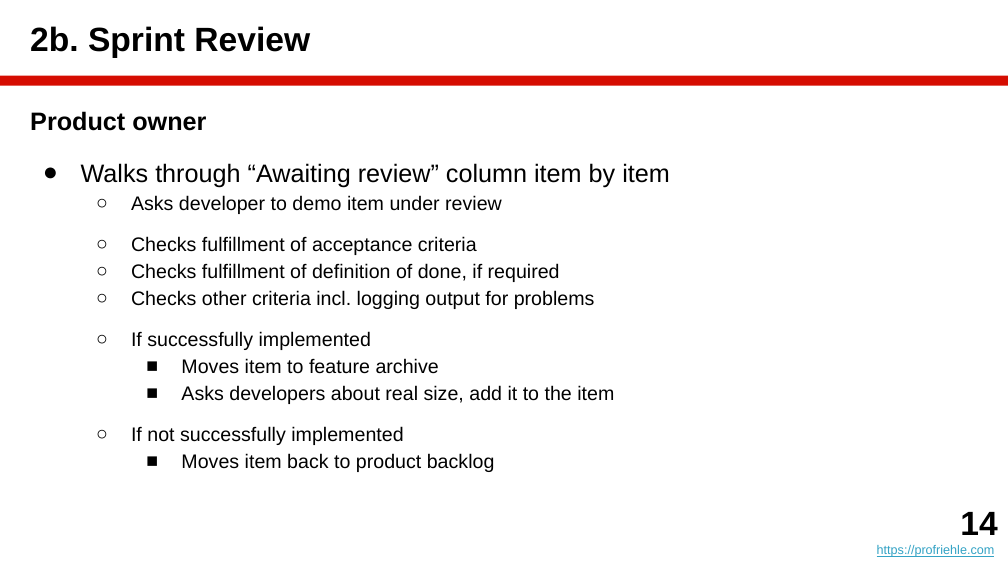
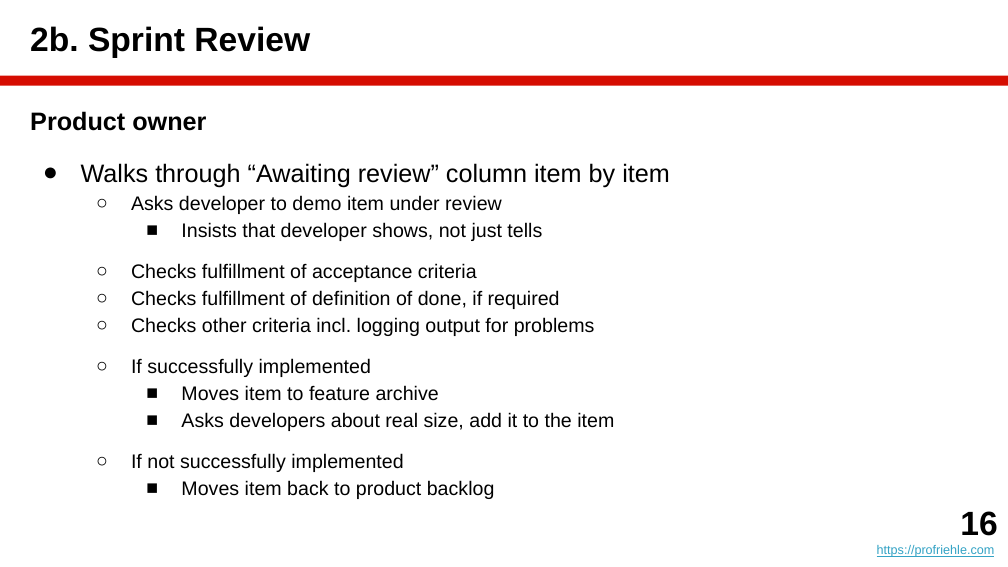
Before and after one commit to dirkriehle/amos-course, a slide deck: slide 16 of Lecture slides/AMOS B02 - Scrum and AMOS.pptx (slide 14 before the commit). Drawn at 1008x567 pixels with LibreOffice and Linux fonts; fonts in the diff are those of the drawing. Boxes give left, top, right and bottom in pixels: in the first picture for what was removed or moved away, otherwise in the second. Text is boxed around its words. In the diff, an @@ line names an element or a change of style, - is before the commit and + after.

```diff
--- a/Lecture slides/AMOS B02 - Scrum and AMOS.pptx
+++ b/Lecture slides/AMOS B02 - Scrum and AMOS.pptx
@@ text at <box>181,222,542,241</box>: paragraph added @@
+    ■ Insists that developer shows, not just tells
@@ text at <box>960,511,997,536</box>: text changed @@
-14
+16
```
Also in this commit, not shown: 2 other slides changed, 2 slides added, 18 other files.
